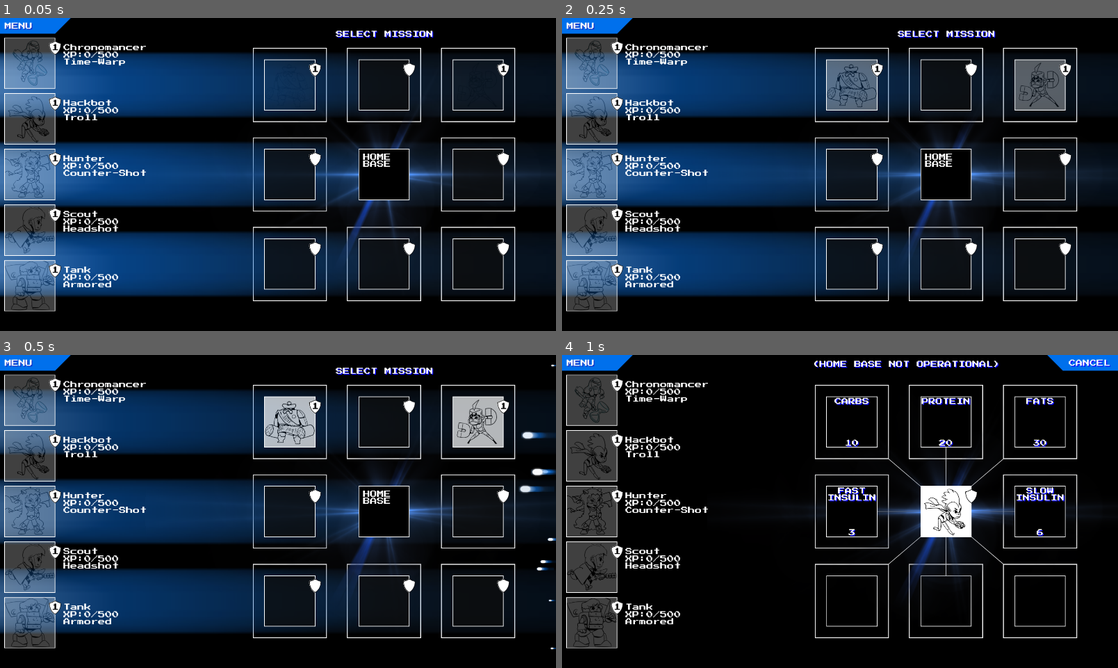
Above: before the commit, frames 1-4 (two rows, left to right).
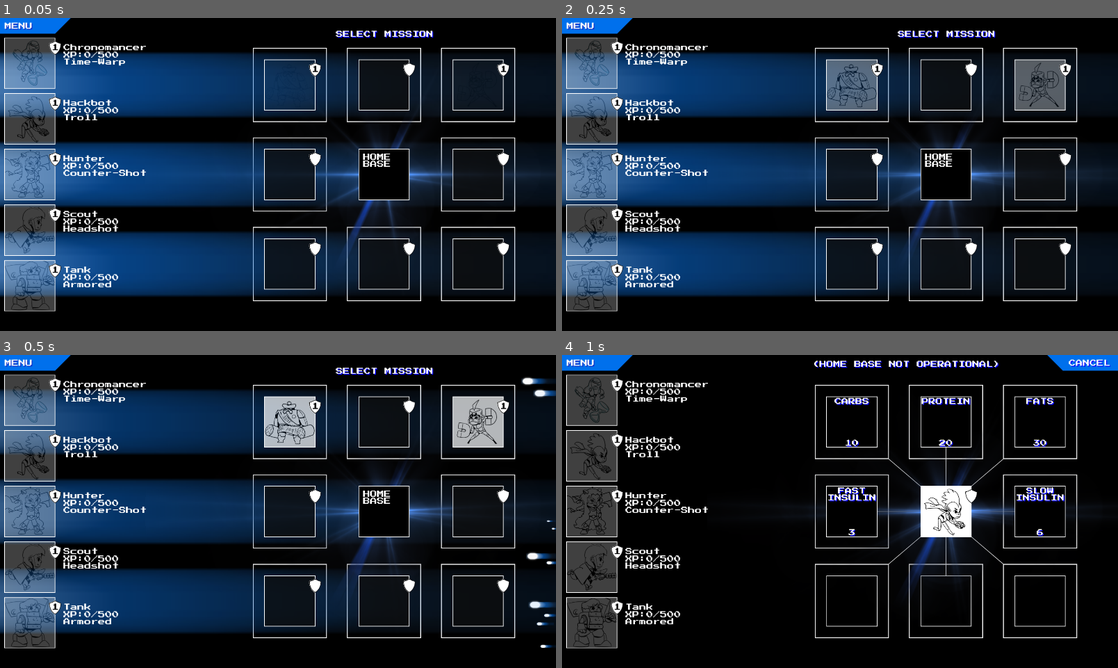
Above: after the commit, the same moments.

Repository: sveinjo/robot-rumble
Game: Godot game, scene res://features/fight_room/scenes/fight_room.tscn
The game is run twice, just before and just after one commit, with the same random seed, the same clock (stepped at 60 frames per second) and the same inputs. This scene is started directly instead of the project's main scene. Sound files missing from this copy of the repository are replaced by a short silence.
Inputs (mouse positions are in pixels of both pictures, inside the frame that each line leads up to):
- Up to frame 1 (0.05 s): no input
- Up to frame 2 (0.25 s): no input
- Up to frame 3 (0.5 s): no input
- Up to frame 4 (1 s): tap Enter at 0.5 s; move the mouse to (962, 495) at 0.52 s; hold D from 0.53 s (still down); tap Delete at 0.6 s; click (962, 495) at 0.67 s

Frames 1-2 are identical in both runs. In frame 3, 0.9% of the frame differs, in the area x 93-100%, y 3-95%; in frame 4, nothing differs.
Error in both runs: Out of bounds get index '0' (on base: 'Array[int]') (res://features/fight_room/scripts/fight_room.gd:152)

Commit message:
Fixed starfield export bug.

Diff:
--- a/diagame/autoload/fx/starfield_manager.gd
+++ b/diagame/autoload/fx/starfield_manager.gd
@@ -9,6 +9,7 @@
 var particle_star1_scene = preload("res://core/fx/starfield/particle_star1.tscn")
 var particle_star2_scene = preload("res://core/fx/starfield/particle_star2.tscn")
 var particle_star3_scene = preload("res://core/fx/starfield/particle_star3.tscn")
+var rng := RandomNumberGenerator.new()
 
 var container: Node2D
 var debug_sample_timer: float = 0.0
@@ -21,6 +22,7 @@
 
 func _ready():
 	layer = -1
+	rng.randomize()
 	container = Node2D.new()
 	container.name = "StarContainer"
 	add_child(container)
@@ -38,23 +40,28 @@
 	spawn_timer -= delta
 	if spawn_timer > 0.0:
 		return
-	_create_star_particle()
-	spawn_timer = max(0.01, spawn_interval)
+
+	var safe_interval: float = maxf(0.01, spawn_interval)
+	while spawn_timer <= 0.0:
+		_create_star_particle()
+		spawn_timer += safe_interval
 
 func _create_star_particle():
 	var viewport_size: Vector2 = get_viewport().get_visible_rect().size
-	var star_line := randf() * viewport_size.y
-	var star_type := randf() * 3.0
+	var star_line := rng.randf() * viewport_size.y
+	var star_type := rng.randi_range(0, 2)
 	var particle_scene: PackedScene
 
-	if star_type > 2.0:
+	if star_type == 2:
 		particle_scene = particle_star3_scene
-	elif star_type > 1.0:
+	elif star_type == 1:
 		particle_scene = particle_star2_scene
 	else:
 		particle_scene = particle_star1_scene
 
 	var particle: Node2D = particle_scene.instantiate()
+	if particle.has_method("apply_star_variant"):
+		particle.call("apply_star_variant", star_type)
 	particle.position = Vector2(viewport_size.x, star_line)
 	container.add_child(particle)
 
@@ -62,7 +69,7 @@
 	enabled = value
 
 func set_spawn_interval(value: float):
-	spawn_interval = max(0.01, value)
+	spawn_interval = maxf(0.01, value)
 
 func clear_particles():
 	for child in container.get_children():
--- a/diagame/core/fx/starfield/particle_star.gd
+++ b/diagame/core/fx/starfield/particle_star.gd
@@ -2,27 +2,38 @@
 
 # Particle star that scrolls from right to left
 # Speed multiplier for parallax effect - set per star type
-var speed_multiplier: int = 4
+@export var speed_multiplier: int = 4
 
 const FIGHT_STAR1_PATH := "res://assets/sprites/Star1d_0.png"
 const FIGHT_STAR2_PATH := "res://assets/sprites/Star2d_0.png"
 const FIGHT_STAR3_PATH := "res://assets/sprites/Star3d_0.png"
+
+func apply_star_variant(variant: int):
+	# 0 = fast, 1 = mid, 2 = slow
+	if variant == 2:
+		speed_multiplier = 1
+	elif variant == 1:
+		speed_multiplier = 2
+	else:
+		speed_multiplier = 4
 
 func _ready():
 	_apply_fight_room_texture_variant()
 	# Match GameMaker: starSize only affects horizontal scale (image_xscale).
 	scale = Vector2(GameState.star_size, scale.y)
 
-func _process(delta):
+func _process(delta: float):
 	# Move horizontally
 	var hspeed = -GameState.star_speed * speed_multiplier
-	position.x += hspeed
+	var step_scale := delta * 60.0
+	position.x += hspeed * step_scale
 
 	# Apply horizontal-only scale change.
 	scale.x = GameState.star_size
 
 	# Destroy when off-screen
-	if position.x <= texture.get_width() if texture else 0:
+	var texture_width := float(texture.get_width()) if texture else 0.0
+	if position.x <= -texture_width:
 		queue_free()
 
 func _apply_fight_room_texture_variant():
--- a/diagame/features/credits/scenes/charge_megacharge1.tscn
+++ b/diagame/features/credits/scenes/charge_megacharge1.tscn
@@ -13,7 +13,7 @@
 [node name="Camera2D" type="Camera2D" parent="." unique_id=725561443]
 position = Vector2(960, 540)
 
-[node name="CreditsTextOverlay" parent="." instance=ExtResource("4_overlay")]
+[node name="CreditsTextOverlay" parent="." unique_id=787838360 instance=ExtResource("4_overlay")]
 
 [node name="StarContainer" type="Node2D" parent="." unique_id=1233907460]
 z_index = 90
--- a/diagame/features/fight_room/scripts/fight_room.gd
+++ b/diagame/features/fight_room/scripts/fight_room.gd
@@ -18,7 +18,7 @@
 const GROUP_FADE_DELAY := 20.0 / 60.0
 const VICTORY_POST_DELAY := 60.0 / 60.0
 
-@export var show_star_debug_counts: bool = false
+@export var show_star_debug_counts: bool = true
 
 var arcade_font: Font
 var flare_texture: Texture2D
@@ -68,7 +68,7 @@
 	_update_layout_to_viewport()
 
 	# Match GM flow: determine win/loss right after entering fight room.
-	var roll := randi_range(0, 100)
+	var roll: int = randi_range(0, 100)
 	win_flag = roll <= int(round(GameState.intBattleWinChance))
 	GameState.winFlag = 1 if win_flag else 0
 
@@ -91,7 +91,7 @@
 		var slot: Variant = GameState.arrayEngageSlots[i]
 		if slot == null:
 			continue
-		var hero_id := int(slot)
+		var hero_id: int = int(slot)
 		if hero_id > 0:
 			selected_heroes.append(hero_id)
 
@@ -113,7 +113,7 @@
 		for v in raw_enemies:
 			if v == null:
 				continue
-			var eid := int(v)
+			var eid: int = int(v)
 			if eid > 0:
 				mission_enemies.append(eid)
 			if mission_enemies.size() == 3:
@@ -126,7 +126,7 @@
 	right_fighters.clear()
 
 	for i in range(selected_heroes.size()):
-		var hero_id := selected_heroes[i]
+		var hero_id: int = selected_heroes[i]
 		var raw_hero: Variant = GameState.arrayHeroes[hero_id]
 		if raw_hero == null:
 			continue
@@ -149,7 +149,7 @@
 		})
 
 	for i in range(3):
-		var enemy_id := mission_enemies[i]
+		var enemy_id: int = mission_enemies[i]
 		var raw_enemy: Variant = GameState.arrayEnemies[enemy_id]
 		if raw_enemy == null:
 			continue
@@ -191,7 +191,7 @@
 	hovered_return_button = false
 	if not return_visible:
 		return
-	var local_mouse := to_local(get_viewport().get_mouse_position())
+	var local_mouse: Vector2 = to_local(get_viewport().get_mouse_position())
 	hovered_return_button = _get_return_button_rect().has_point(local_mouse)
 
 func _update_starfield_state(_delta: float):
@@ -202,7 +202,7 @@
 
 func _update_fighter_motion(delta: float):
 	motion_step_accumulator += delta * 60.0
-	var steps_to_run := mini(int(motion_step_accumulator), 8)
+	var steps_to_run: int = mini(int(motion_step_accumulator), 8)
 	if steps_to_run <= 0:
 		return
 	motion_step_accumulator -= float(steps_to_run)
@@ -403,16 +403,16 @@
 		var hero_slot: Variant = GameState.arrayEngageSlots[i]
 		if hero_slot == null:
 			continue
-		var hero_id := int(hero_slot)
+		var hero_id: int = int(hero_slot)
 		if hero_id <= 0:
 			continue
 		var raw_hero: Variant = GameState.arrayHeroes[hero_id]
 		if raw_hero == null:
 			continue
 		var hero: Dictionary = raw_hero
-		var new_xp := int(hero.get("intXp", 0)) + xp_reward
+		var new_xp: int = int(hero.get("intXp", 0)) + xp_reward
 		hero["intXp"] = new_xp
-		var level := int(hero.get("intLevel", 1))
+		var level: int = int(hero.get("intLevel", 1))
 		if level + 1 < GameState.arrayLevels.size() and new_xp >= int(GameState.arrayLevels[level + 1]):
 			hero["intLevel"] = level + 1
 		GameState.arrayHeroes[hero_id] = hero
@@ -460,7 +460,7 @@
 		var f: Dictionary = left_fighters[i]
 		if not bool(f.get("visible", true)):
 			continue
-		var rect := Rect2(Vector2(f["pos"]) - CARD_SIZE * 0.5, CARD_SIZE)
+		var rect: Rect2 = Rect2(Vector2(f["pos"]) - CARD_SIZE * 0.5, CARD_SIZE)
 		var tex: Texture2D = f.get("tex", null)
 		if tex != null:
 			draw_texture_rect(tex, rect, false, Color(1, 1, 1, float(f.get("alpha", 1.0))))
@@ -468,8 +468,8 @@
 			draw_rect(rect, Color(0.3, 0.3, 0.3, float(f.get("alpha", 1.0))), true)
 
 		if reward_visible:
-			var reward_anchor := Vector2(LEFT_X[i + 1] + COMBAT_CENTER_SHIFT - (CARD_SIZE.x * 0.5), REWARD_Y)
-			var reward_text := "%d XP" % xp_reward
+			var reward_anchor: Vector2 = Vector2(LEFT_X[i + 1] + COMBAT_CENTER_SHIFT - (CARD_SIZE.x * 0.5), REWARD_Y)
+			var reward_text: String = "%d XP" % xp_reward
 			draw_string(arcade_font, reward_anchor + Vector2(13, 37), reward_text, HORIZONTAL_ALIGNMENT_LEFT, 176, 24, Color(0, 0, 1))
 			draw_string(arcade_font, reward_anchor + Vector2(10, 34), reward_text, HORIZONTAL_ALIGNMENT_LEFT, 176, 24, Color.WHITE)
 
@@ -477,7 +477,7 @@
 		var e: Dictionary = right_fighters[i2]
 		if not bool(e.get("visible", true)):
 			continue
-		var rect2 := Rect2(Vector2(e["pos"]) - CARD_SIZE * 0.5, CARD_SIZE)
+		var rect2: Rect2 = Rect2(Vector2(e["pos"]) - CARD_SIZE * 0.5, CARD_SIZE)
 		var tex2: Texture2D = e.get("tex", null)
 		if tex2 != null:
 			draw_texture_rect(tex2, rect2, false, Color(1, 1, 1, float(e.get("alpha", 1.0))))
@@ -487,8 +487,8 @@
 func _draw_return_button():
 	if arcade_font == null:
 		return
-	var r := _get_return_button_rect()
-	var tint := Color(1, 1, 1, 1.0 if return_visible else 0.65)
+	var r: Rect2 = _get_return_button_rect()
+	var tint: Color = Color(1, 1, 1, 1.0 if return_visible else 0.65)
 	if hovered_return_button:
 		draw_rect(r.grow(3), Color(0.4, 0.7, 1.0, 0.9), false, 2.0)
 	if next_button_texture != null:
@@ -503,8 +503,8 @@
 	if not battle_finished:
 		_draw_centered_shadowed_text("RESOLVING...", Vector2(TEXT_CENTER_X, BANNER_Y), 24, Color.WHITE)
 		return
-	var result_txt := "VICTORY" if win_flag else "DEFEAT"
-	var c := Color(0.2, 1.0, 0.2) if win_flag else Color(1.0, 0.2, 0.2)
+	var result_txt: String = "VICTORY" if win_flag else "DEFEAT"
+	var c: Color = Color(0.2, 1.0, 0.2) if win_flag else Color(1.0, 0.2, 0.2)
 	_draw_centered_shadowed_text(result_txt, Vector2(TEXT_CENTER_X, BANNER_Y), 24, c)
 
 func _get_return_button_rect() -> Rect2:
@@ -540,6 +540,6 @@
 
 func _draw_centered_shadowed_text(text: String, top_left_center_anchor: Vector2, font_size: int, color: Color):
 	var text_size: Vector2 = arcade_font.get_string_size(text, HORIZONTAL_ALIGNMENT_LEFT, -1, font_size)
-	var base_pos := top_left_center_anchor + Vector2(-text_size.x * 0.5, float(font_size))
+	var base_pos: Vector2 = top_left_center_anchor + Vector2(-text_size.x * 0.5, float(font_size))
 	draw_string(arcade_font, base_pos + Vector2(3, 3), text, HORIZONTAL_ALIGNMENT_LEFT, -1, font_size, Color(0.0, 0.0, 1.0))
 	draw_string(arcade_font, base_pos, text, HORIZONTAL_ALIGNMENT_LEFT, -1, font_size, color)
Not shown, changed: diagame/export_presets.cfg
Not shown: 1 places in diagame/features/credits/scenes/charge_megacharge1.tscn that only renumber resources
